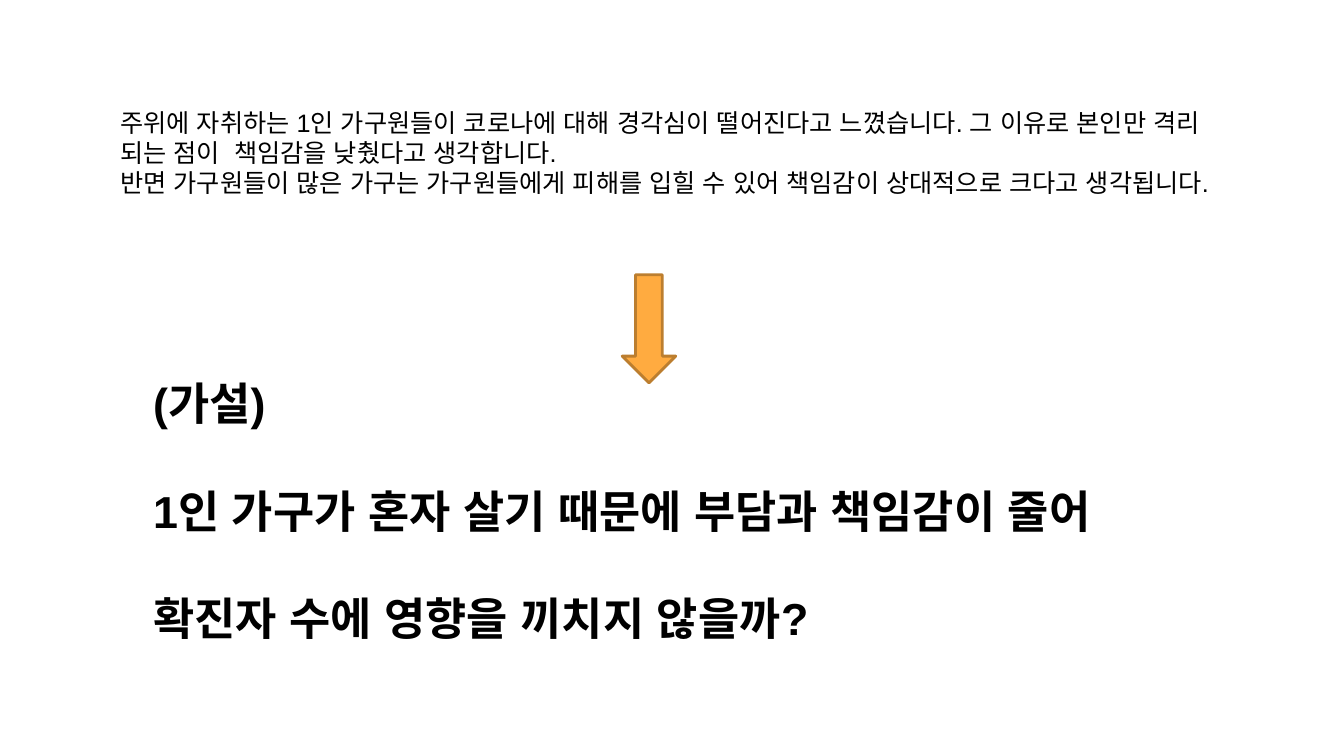
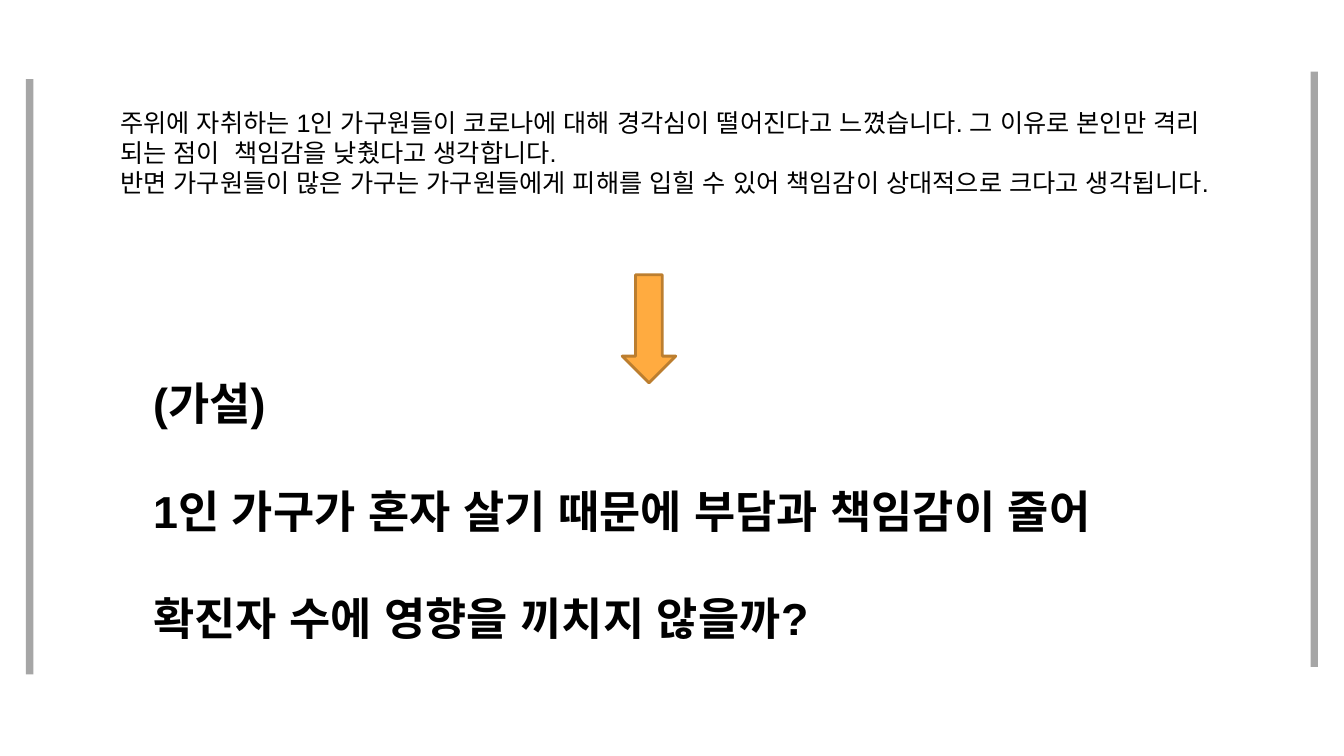
Before and after one commit to JooEHyeon/CORONA19_data_analysis, a slide deck: slide 21 of 최종합본.pptx (slide 22 before the commit). Drawn at 1344x756 pixels with LibreOffice and Linux fonts; fonts in the diff are those of the drawing. Boxes give left, top, right and bottom in pixels: in the first picture for what was removed or moved away, otherwise in the second. Text is boxed around its words. In the diff, an @@ line names an element or a change of style, - is before the commit and + after.

```diff
--- a/최종합본.pptx
+++ b/최종합본.pptx
@@ rectangle added at box(26, 79, 33, 675), fill #A6A6A6 @@
@@ rectangle added at box(1311, 72, 1318, 667), fill #A6A6A6 @@
```
Also in this commit, not shown: 24 other slides changed, 1 slide added, 2 slides removed.
